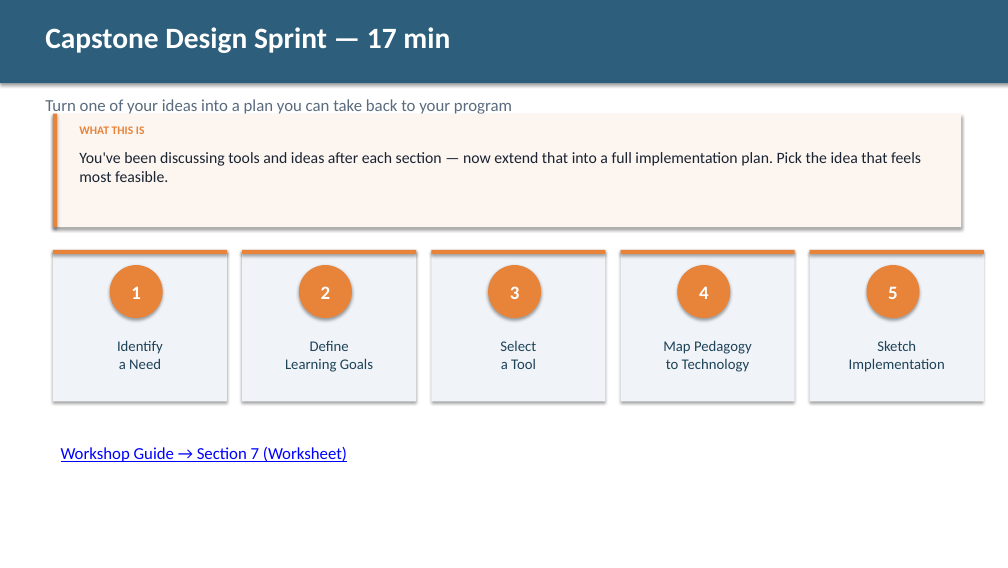
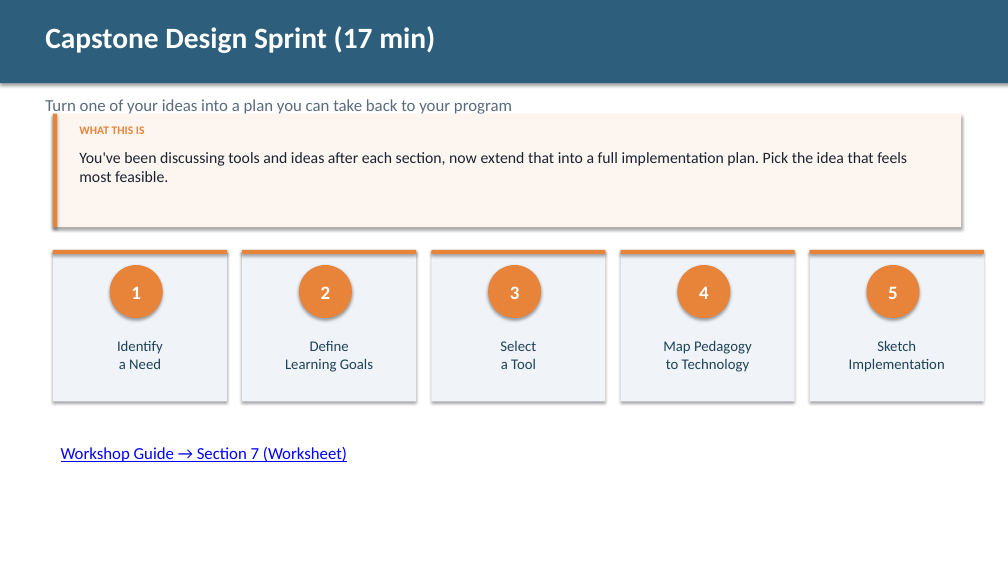
Before and after one commit to diana-brewer/digital-learning-unlocked, a slide deck: slide 20 of Digital Learning Unlocked - Slide Deck.pptx (slide 23 before the commit). Drawn at 1008x568 pixels with LibreOffice and Linux fonts; fonts in the diff are those of the drawing. Boxes give left, top, right and bottom in pixels: in the first picture for what was removed or moved away, otherwise in the second. Text is boxed around its words. In the diff, an @@ line names an element or a change of style, - is before the commit and + after.

```diff
--- a/Digital Learning Unlocked - Slide Deck.pptx
+++ b/Digital Learning Unlocked - Slide Deck.pptx
@@ text at bbox=[45, 26, 435, 53]: text changed @@
-Capstone Design Sprint — 17 min
+Capstone Design Sprint (17 min)
@@ text at bbox=[79, 152, 907, 182]: text changed @@
-You've been discussing tools and ideas after each section — now extend that into a full implementation plan. Pick the idea that feels most feasible.
+You've been discussing tools and ideas after each section, now extend that into a full implementation plan. Pick the idea that feels most feasible.
```
Also in this commit, not shown: 17 other slides changed, 1 slide added, 4 slides removed, 3 other files.
